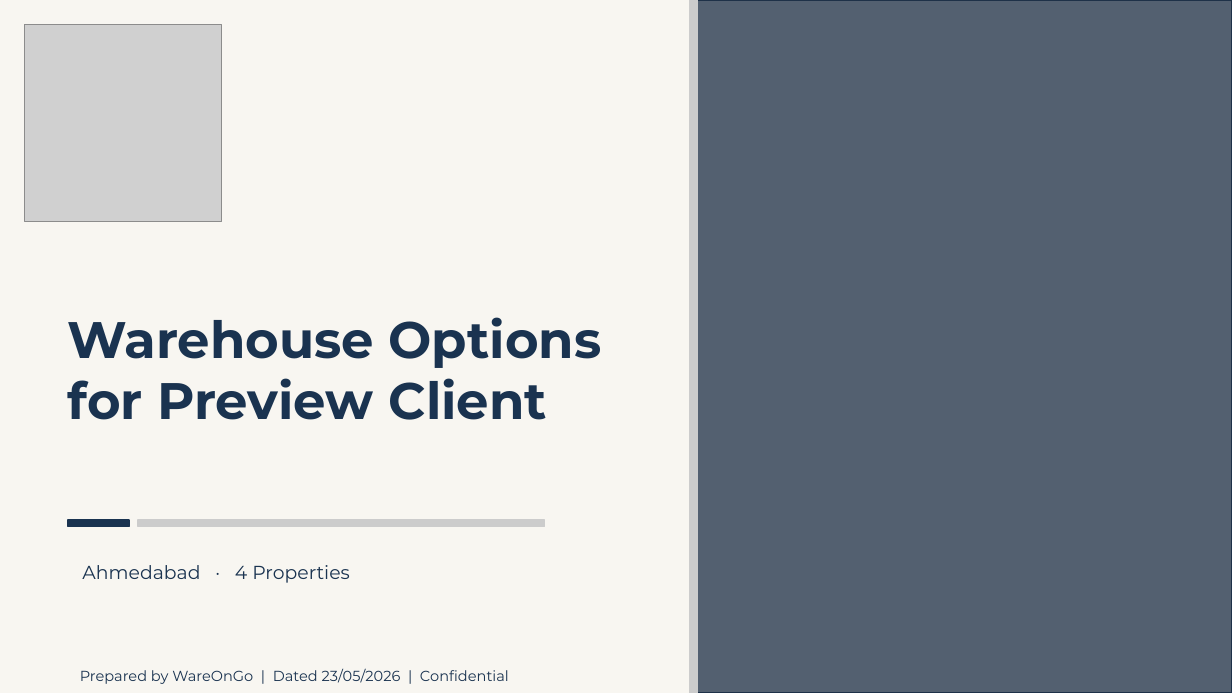
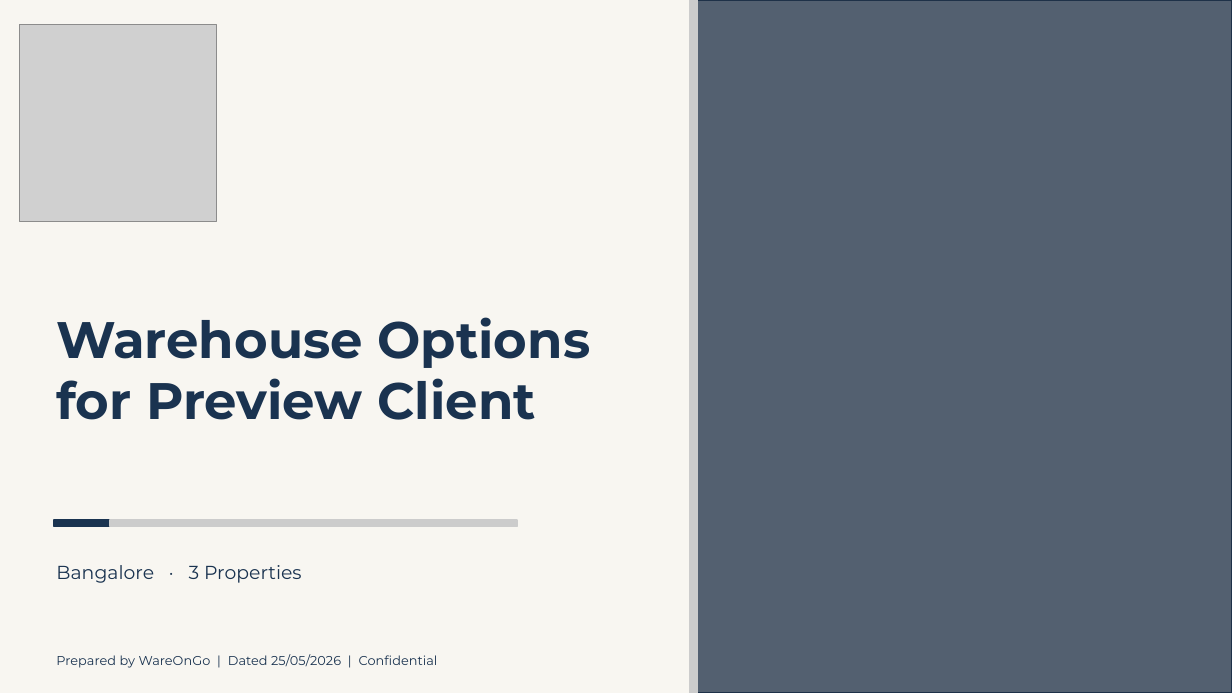
Before and after one commit to WareOnGo/Warehouse-Proposal-Engine, a slide deck: slide 1 of preview-out/preview.pptx. Drawn at 1232x693 pixels with LibreOffice and Linux fonts; fonts in the diff are those of the drawing; grey boxes stand for pictures. Boxes give left, top, right and bottom in pixels: in the first picture for what was removed or moved away, otherwise in the second. Text is boxed around its words. In the diff, an @@ line names an element or a change of style, - is before the commit and + after.

```diff
--- a/preview-out/preview.pptx
+++ b/preview-out/preview.pptx
@@ picture: place and size @@
-picture at box(25, 25, 222, 222)
+picture at box(20, 25, 217, 222)
@@ text "Warehouse Options": place and size @@
-text "Warehouse Options" at box(68, 317, 602, 420)
+text "Warehouse Options" at box(56, 317, 591, 420)
@@ rectangle: place and size @@
-rectangle at box(68, 520, 129, 527)
+rectangle at box(54, 520, 116, 527)
@@ rectangle: place and size @@
-rectangle at box(138, 520, 545, 527)
+rectangle at box(111, 520, 517, 527)
@@ text at box(56, 565, 302, 583): text changed @@
-Ahmedabad · 4 Properties
+Bangalore · 3 Properties
@@ text at box(56, 654, 438, 668): text changed; size 8.5 to 7.5 pt @@
-Prepared by WareOnGo | Dated 23/05/2026 | Confidential
+Prepared by WareOnGo | Dated 25/05/2026 | Confidential
```
Also in this commit, not shown: 5 other slides changed, 1 slide removed, 12 other files.
